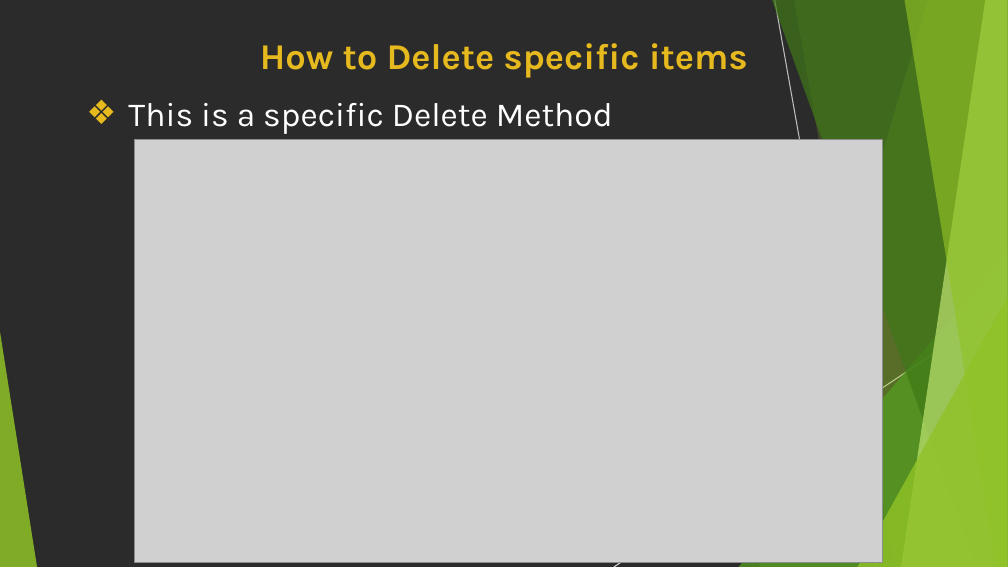
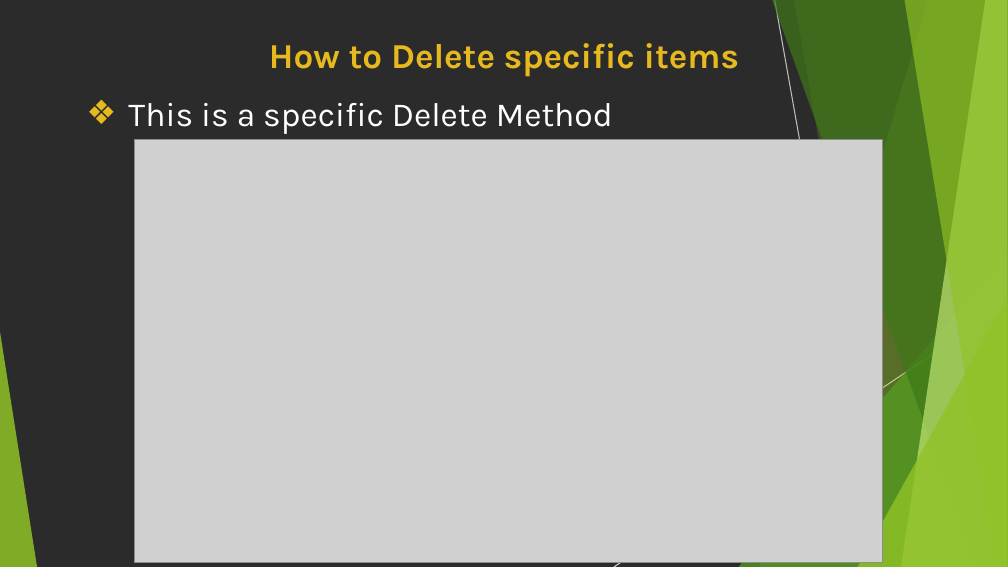
Before and after one commit to AssadMehmood/BackendNodeJS, a slide deck: slide 7 of Week2/Day1/FullStackWithReactAndExpress.pptx (slide 13 before the commit). Drawn at 1008x567 pixels with LibreOffice and Linux fonts; fonts in the diff are those of the drawing; grey boxes stand for pictures; background and template pictures are left out; a plain dark background stands for a picture behind light text. Boxes give left, top, right and bottom in pixels: in the first picture for what was removed or moved away, otherwise in the second. Text is boxed around its words. In the diff, an @@ line names an element or a change of style, - is before the commit and + after.

```diff
--- a/Week2/Day1/FullStackWithReactAndExpress.pptx
+++ b/Week2/Day1/FullStackWithReactAndExpress.pptx
@@ title "How to Delete specific items" at <box>269,43,739,77</box>: size 25.9 to 25 pt @@
```
Also in this commit, not shown: 12 other slides changed, 13 slides removed, 4 other files.
